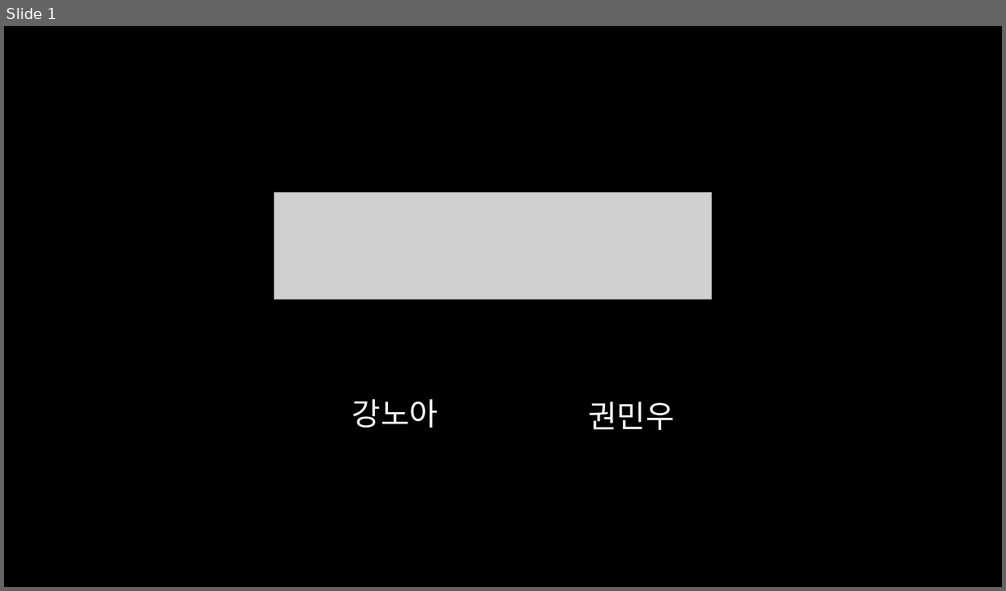
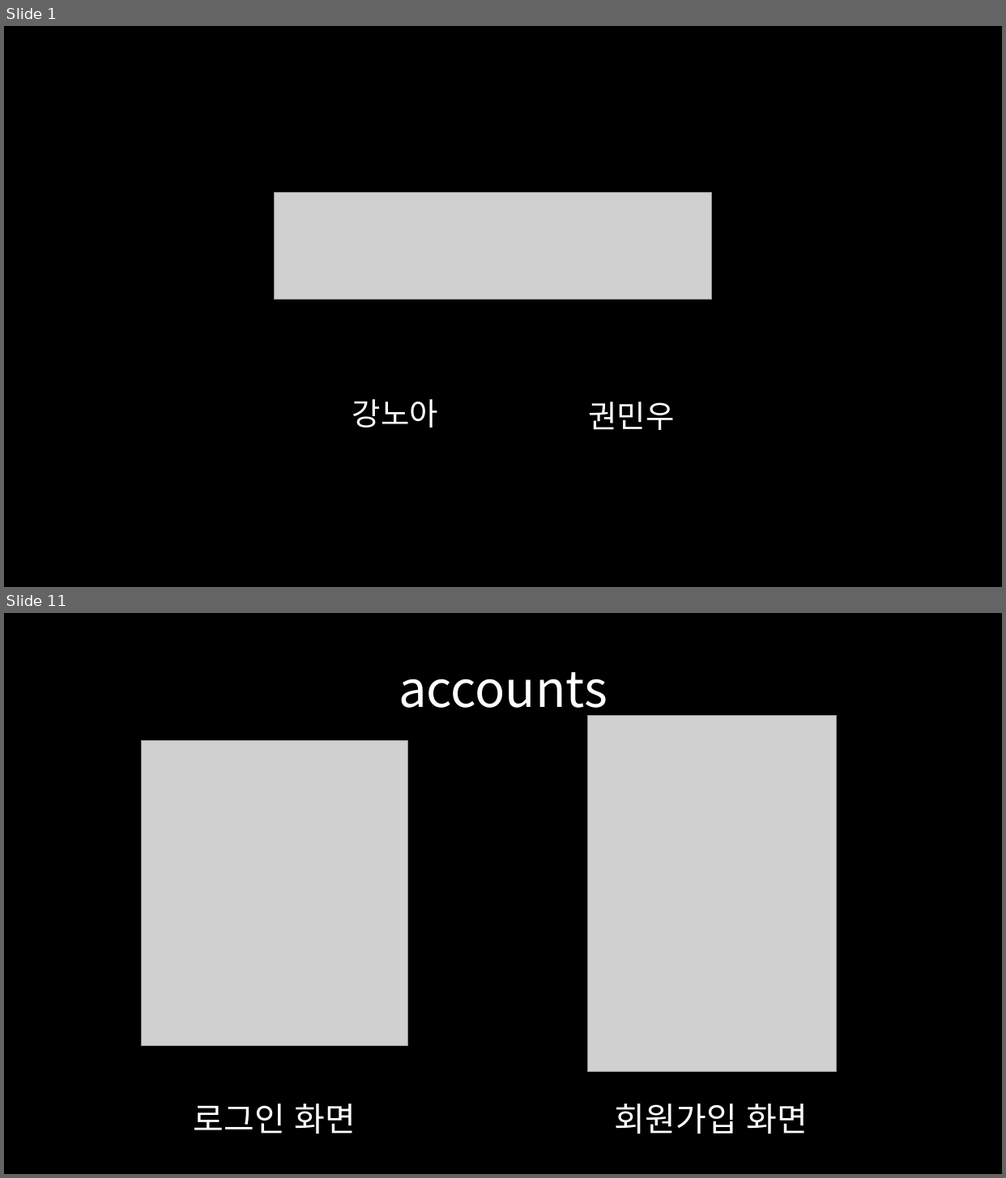
Before and after one commit to Kminwo-o/No_ahsack, a slide deck: final_pjt.pptx. Shown one above the other, each under a label of ours: slide 1 before the commit, slides 1 and 11 after it; the slides between them are not shown. The pictures are 1006x591 and 1006x1178 pixels, drawn with LibreOffice and Linux fonts; fonts in the diff are those of the drawing; grey boxes stand for pictures. Boxes give left, top, right and bottom in pixels: in the first picture for what was removed or moved away, otherwise in the second. Text is boxed around its words. In the diff, an @@ line names an element or a change of style, - is before the commit and + after.

```diff
--- a/final_pjt.pptx
+++ b/final_pjt.pptx
@@ slide 11 added at (4,613,1002,1174), background #000000 @@
@@ text added at (398,672,607,720), 48 pt, text #FFFFFF @@
+accounts
@@ picture added at (588,716,837,1072) @@
@@ picture added at (141,741,407,1046) @@
@@ title added at (193,1104,356,1135), 32 pt, text #FFFFFF @@
+로그인 화면
@@ text added at (615,1104,808,1135), 32 pt, text #FFFFFF @@
+회원가입 화면
```
Also in this commit, not shown: 1 slide changed, 11 other slides added, 2 slides removed.
